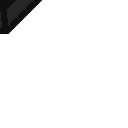
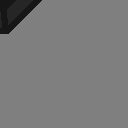
The second 128 × 128 image is a revision of the first. Changes to its layers:
painted on "innerer Rand Kopie" over [0, 0, 42, 34]
painted on "äußerer Rand Kopie" over [0, 0, 16, 12]
hid "BG1" over [0, 0, 37, 31]
added layer "Ebene 1" (50%) above "innerer Rand" over [0, 0, 128, 128]
